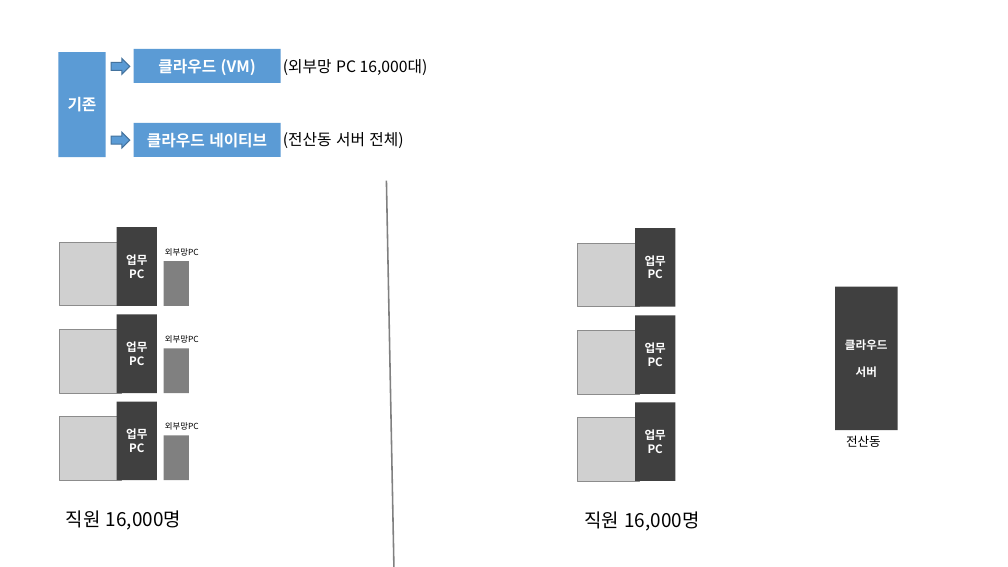
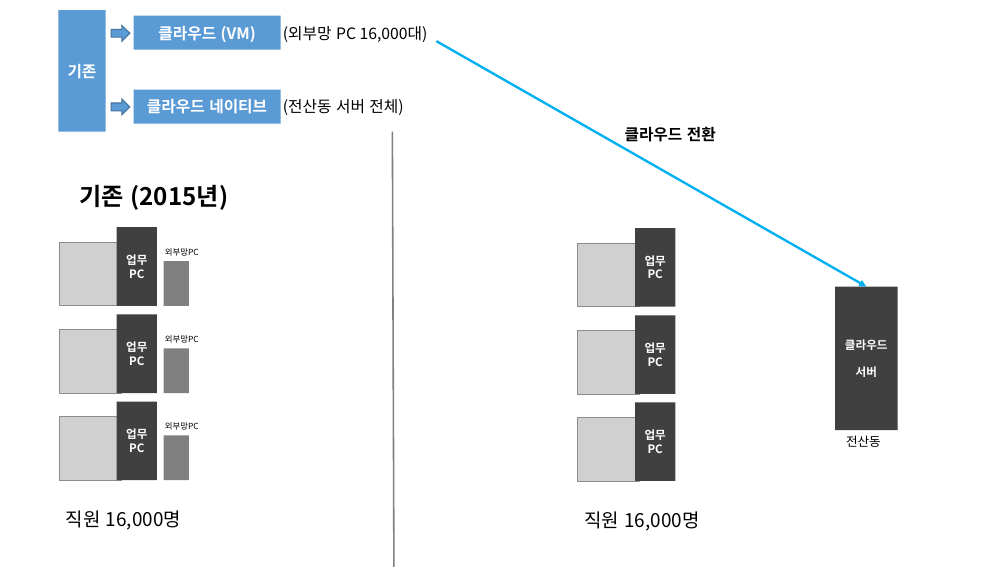
Before and after one commit to pyinstaller1/star, a slide deck: slide 3 of 클라우드네이티브.pptx. Drawn at 1008x567 pixels with LibreOffice and Linux fonts; fonts in the diff are those of the drawing; grey boxes stand for pictures. Boxes give left, top, right and bottom in pixels: in the first picture for what was removed or moved away, otherwise in the second. Text is boxed around its words. In the diff, an @@ line names an element or a change of style, - is before the commit and + after.

```diff
--- a/클라우드네이티브.pptx
+++ b/클라우드네이티브.pptx
@@ rectangle "기존": place and size @@
-rectangle "기존" at [58,52,105,157]
+rectangle "기존" at [58,10,105,132]
@@ right arrow: place and size @@
-right arrow at [111,58,130,74]
+right arrow at [111,26,130,42]
@@ arrow added from (436, 41) to (867, 287), #00B0F0 2.25 pt @@
@@ 2 rectangles, 1 text, 1 right arrow: place and size @@
-2 rectangles, 1 text, 1 right arrow at [111,49,428,157]
+2 rectangles, 1 text, 1 right arrow at [111,16,428,124]
@@ text "(전산동 서버 전체)": place and size @@
-text "(전산동 서버 전체)" at [283,132,403,148]
+text "(전산동 서버 전체)" at [283,99,403,115]
@@ line moved from (386, 181) - (394, 567) to (392, 132) - (394, 567) @@
@@ text added at [625,126,716,142], 15 pt, text #000000, bold @@
+클라우드 전환
@@ text added at [79,184,229,210], 23 pt, text #000000, bold @@
+기존 (2015년)
```
